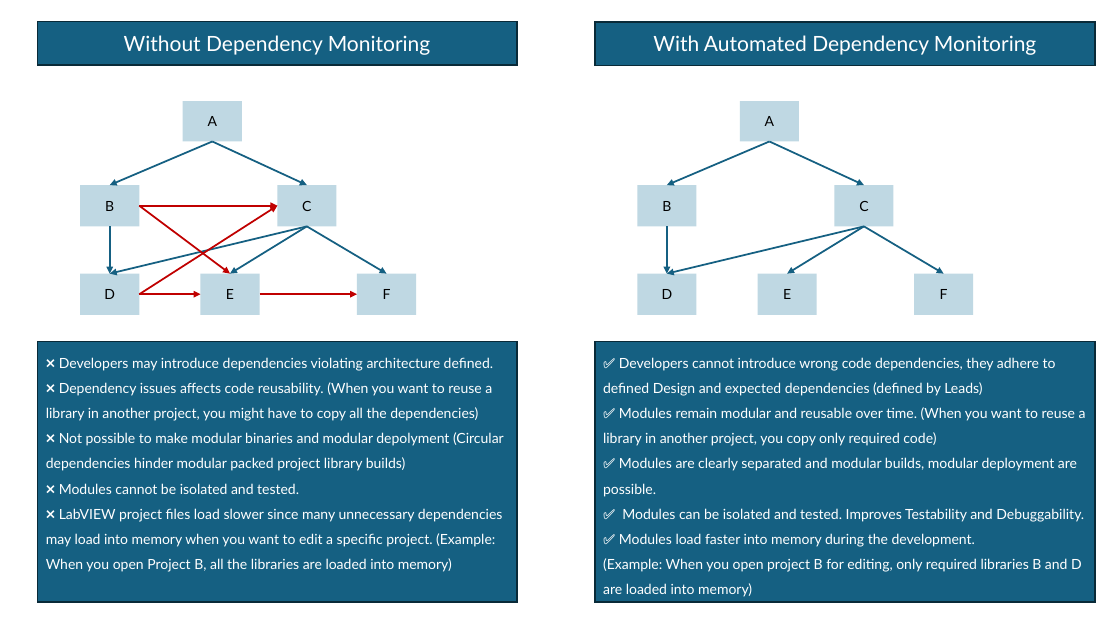
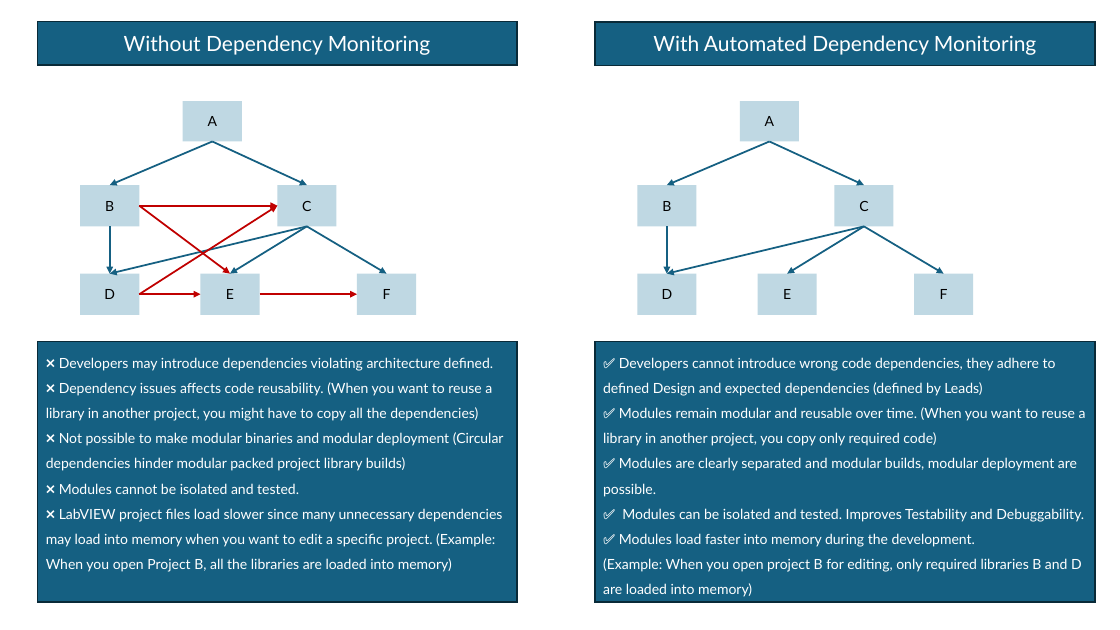
Before and after one commit to karthickshanmugarao/sw-deps-monitor, a slide deck: slide 4 of Docs/Automated Dependency Monitoring in CI Pipeline.pptx. Drawn at 1120x630 pixels with LibreOffice and Linux fonts; fonts in the diff are those of the drawing. Boxes give left, top, right and bottom in pixels: in the first picture for what was removed or moved away, otherwise in the second. Text is boxed around its words. In the diff, an @@ line names an element or a change of style, - is before the commit and + after.

```diff
--- a/Docs/Automated Dependency Monitoring in CI Pipeline.pptx
+++ b/Docs/Automated Dependency Monitoring in CI Pipeline.pptx
@@ text in rectangle at <box>46,432,504,471</box>: text changed @@
-❌ Not possible to make modular binaries and modular depolyment (Circular dependencies hinder modular packed project library builds)
+❌ Not possible to make modular binaries and modular deployment (Circular dependencies hinder modular packed project library builds)
```
Also in this commit, not shown: 13 other slides changed, 1 slide added.
